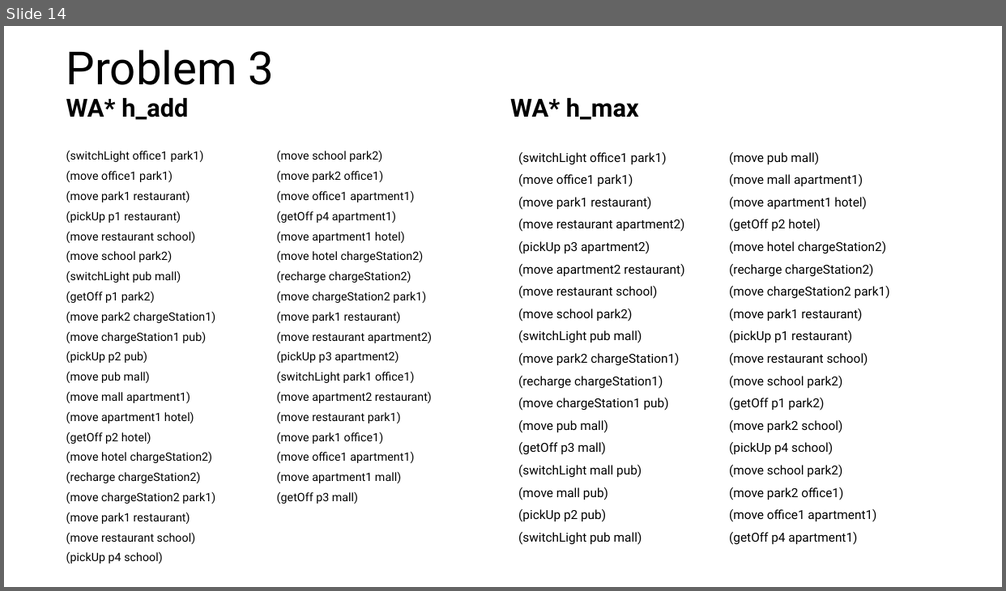
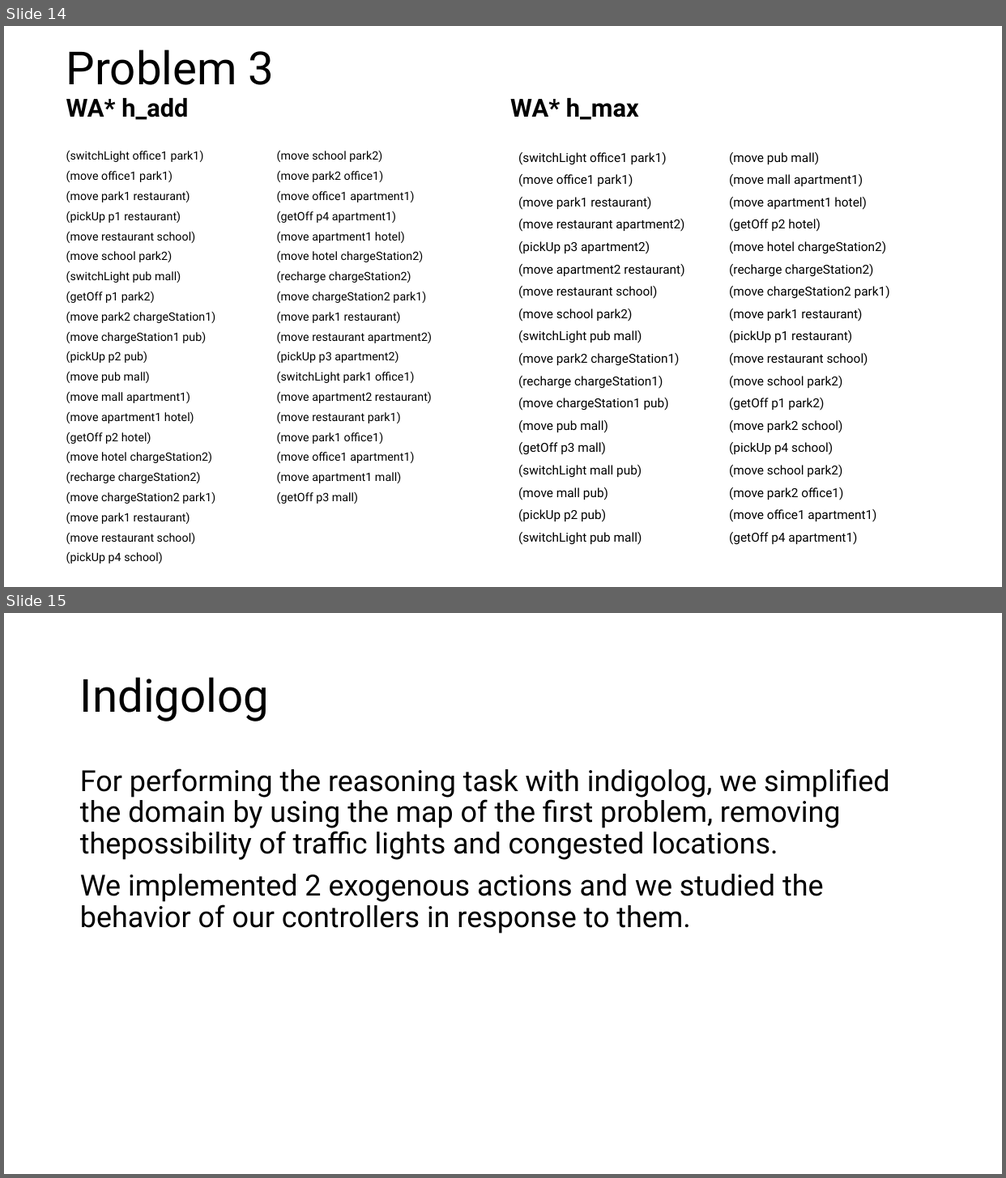
Before and after one commit to serenaragaglia/taxi_planning, a slide deck: documents/planning.pptx. Shown one above the other, each under a label of ours: slide 14 before the commit, slides 14 and 15 after it. The pictures are 1006x591 and 1006x1178 pixels, drawn with LibreOffice and Linux fonts; fonts in the diff are those of the drawing. Boxes give left, top, right and bottom in pixels: in the first picture for what was removed or moved away, otherwise in the second. Text is boxed around its words. In the diff, an @@ line names an element or a change of style, - is before the commit and + after.

Commit message:
ppt

```diff
--- a/documents/planning.pptx
+++ b/documents/planning.pptx
@@ slide 15 added at [4, 613, 1002, 1174], background #FFFFFF @@
@@ title added at [80, 677, 269, 722], 44 pt, text #000000 @@
+Indigolog
@@ text added at [80, 769, 889, 934], 28 pt, text #000000 @@
+For performing the reasoning task with indigolog, we simplified the domain by using the map of the first problem, removing thepossibility of traffic lights and congested locations.
+We implemented 2 exogenous actions and we studied the behavior of our controllers in response to them.
```
Also in this commit, not shown: 4 other slides added.
